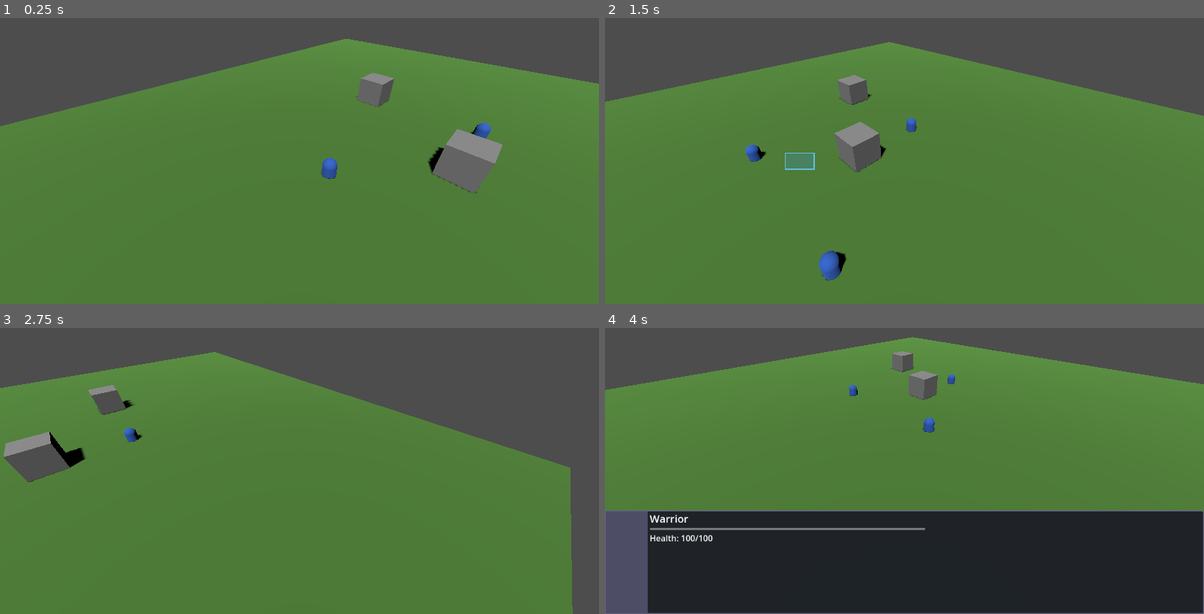
Above: before the commit, frames 1-4 (two rows, left to right).
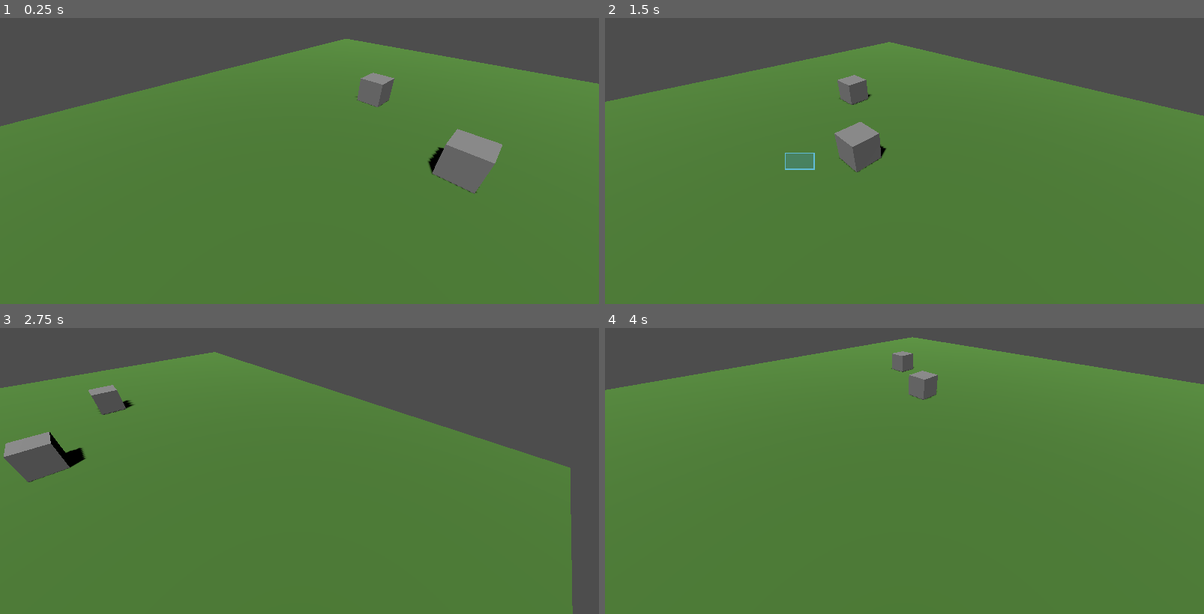
Above: after the commit, the same moments.

Repository: Panix-Develop/godot-rpg
Game: Godot game, scene res://scenes/world.tscn
The game is run twice, just before and just after one commit, with the same random seed, the same clock (stepped at 60 frames per second) and the same inputs.
Inputs (mouse positions are in pixels of both pictures, inside the frame that each line leads up to):
- Up to frame 1 (0.25 s): no input
- Up to frame 2 (1.5 s): tap Enter at 0.5 s; move the mouse to (1036, 118) at 0.52 s; hold Right (ui_right) 0.53-1.25 s; tap Mouse wheel down (scroll_down) at 0.6 s; click (1036, 118) at 0.67 s; drag from (784, 152) to (874, 203) at 1.27 s
- Up to frame 3 (2.75 s): move the mouse to (359, 370) at 2.02 s; hold Right (ui_right) from 2.03 s (still down); hold Shift from 2.03 s (still down)
- Up to frame 4 (4 s): release Right (ui_right) at 2.75 s; release Shift at 2.75 s; drag from (874, 513) to (724, 396) at 2.77 s; move the mouse to (1084, 496) at 3.52 s; hold Left (ui_left) from 3.53 s (still down); tap Mouse wheel up (scroll_up) at 3.6 s

The runs differ from the first frame. In frame 1, 0.3% of the frame differs, in the area x 53-82%, y 36-57%; in frame 2, 0.6%; in frame 3, 0.1%; in frame 4, 37%, in the area x 0-100%, y 16-100%.
Error after the commit: Invalid operands 'int' and 'float' in operator '%'. (res://scripts/systems/selection_manager.gd:30)

Commit message:
feat(performance): Add grid spawn system for performance testing
- Add test_unit_count export variable (default 3)
- Create spawn_units_in_grid() function for organized spawning
- Units spawn in grid pattern with 2.5 unit spacing
- Easy to change count for testing (20, 50, etc.)
- Grid size auto-calculated with sqrt for balanced layout

Diff:
--- a/scripts/systems/selection_manager.gd
+++ b/scripts/systems/selection_manager.gd
@@ -12,12 +12,28 @@
 @onready var units_container = $Units
 @onready var hud = $HUD
 
+# Performance testing configuration
+@export var test_unit_count: int = 3  # Change to 20 or 50 for performance testing
+
 func _ready():
-	# Spawn some example units
-	spawn_unit(Vector3(5, 0, 5))
-	spawn_unit(Vector3(-5, 0, 5))
-	spawn_unit(Vector3(0, 0, -5))
+	# Spawn units in grid pattern for testing
+	spawn_units_in_grid(test_unit_count)
 	update_hud()
+
+func spawn_units_in_grid(count: int):
+	"""Spawns units in a grid pattern for performance testing."""
+	var spacing = 2.5
+	var units_per_row = ceil(sqrt(count))
+
+	for i in range(count):
+		var row = floor(i / units_per_row)
+		var col = i % units_per_row
+		var pos = Vector3(
+			(col - units_per_row / 2.0) * spacing,
+			0,
+			(row - units_per_row / 2.0) * spacing
+		)
+		spawn_unit(pos)
 
 func _input(event):
 	# Left click for selection and movement
Not shown, changed: .github/copilot-instructions.md
Not shown, changed: .github/task-processing.md
Not shown, changed: .tasks/notes.md
Not shown, changed: .tasks/tasks-phase-1-mvp.md
